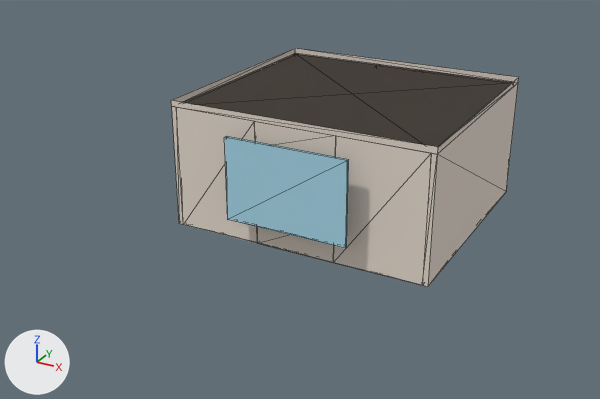
Two versions of the glTF model models/room_game_b.glb, one commit apart.
One viewpoint serves both versions: a 50 mm lens placed at (6.65, -16.48, 7.03), pointed at (-0.16, -4.1, 0.84). Lighting does not change. The marker at lower left points along +X, +Y and +Z. The older version comes first. Mesh edges are drawn as thin lines. Vertices at exactly the same position are counted once.

The first picture shows 'CEILING', 'VIEW_window_N', 'WALLS'.
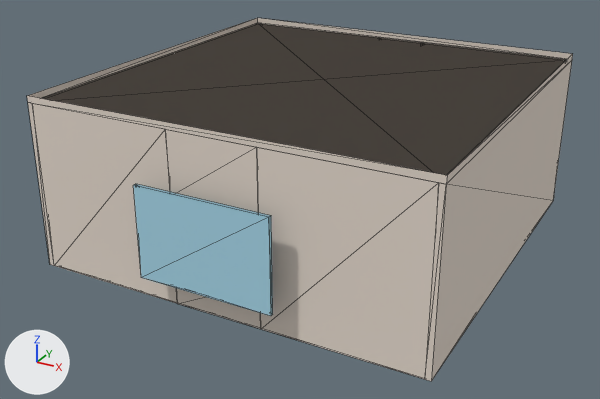
Location of each change, [x1, y1, x2, y2] in pixels of the pictures (600 x 399 px):
'WALLS', reshaped (57% wider, 57% taller): before [172, 84, 518, 287]; after [28, 61, 572, 381]
'CEILING', reshaped (57% wider, 56% taller): before [171, 48, 519, 154]; after [27, 18, 573, 184]
'VIEW_window_N', moved: before [224, 136, 349, 248]; after [133, 184, 273, 316]

What the commit changed:
me_mesh_2 is used by ob_ceiling; location (0.0, 0.0, 0.0).
me_mesh_2 had 8 vertices, 12 faces and spanned x -2.6..2.6, y -4.6..0.1, z 2.4..2.52.
me_mesh_2 now has 8 vertices, 12 faces and spans x -3.6..3.6, y -7.1..0.1, z 3.0..3.12.
Part 1, on me_mesh_2:
Vertex 0 of me_mesh_2 moves from (2.6, 0.1, 2.4) at pixel (518, 82) to (3.6, 0.1, 3.0) at pixel (572, 59).
Vertex 1 of me_mesh_2 moves from (2.6, 0.1, 2.52) at pixel (518, 77) to (3.6, 0.1, 3.12) at pixel (572, 53).
Vertex 2 of me_mesh_2 moves from (2.6, -4.6, 2.52) at pixel (437, 146) to (3.6, -7.1, 3.12) at pixel (447, 175).
Vertex 3 of me_mesh_2 moves from (2.6, -4.6, 2.4) at pixel (437, 154) to (3.6, -7.1, 3.0) at pixel (446, 184).
Vertex 4 of me_mesh_2 moves from (-2.6, -4.6, 2.4) at pixel (171, 106) to (-3.6, -7.1, 3.0) at pixel (27, 102).
Vertex 5 of me_mesh_2 moves from (-2.6, -4.6, 2.52) at pixel (171, 100) to (-3.6, -7.1, 3.12) at pixel (26, 95).
Vertex 6 of me_mesh_2 moves from (-2.6, 0.1, 2.52) at pixel (294, 48) to (-3.6, 0.1, 3.12) at pixel (257, 17).
Vertex 7 of me_mesh_2 moves from (-2.6, 0.1, 2.4) at pixel (294, 53) to (-3.6, 0.1, 3.0) at pixel (257, 22).
me_mesh_3 is used by ob_walls; location (0.0, 0.0, 0.0).
me_mesh_3 had 52 vertices, 108 faces and spanned x -2.6..2.6, y -4.6..0.1, z 0.0..2.4.
me_mesh_3 now has 52 vertices, 108 faces and spans x -3.6..3.6, y -7.1..0.1, z 0.0..3.0.
me_mesh_3 part 2: 44 of 52 vertices moved; they spanned x -2.6..2.6, y -4.6..0.1, z 0.0..2.4 and now span x -3.6..3.6, y -7.1..0.1, z 0.0..3.0; mean shift (0.0, -1.59, 0.27); largest move (-2.5, -4.6, 2.4) -> (-3.5, -7.1, 3.0).
me_mesh_5 is used by ob_view_window_n; location (0.0, 0.0, 0.0).
me_mesh_5 had 8 vertices, 12 faces and spanned x -1.2..1.2, y -4.96..-4.9, z 0.55..2.15.
me_mesh_5 now has 8 vertices, 12 faces and spans x -1.2..1.2, y -7.46..-7.4, z 0.55..2.15.
me_mesh_5 part 3: the whole mesh is moved by (0.0, -2.5, 0.0).
